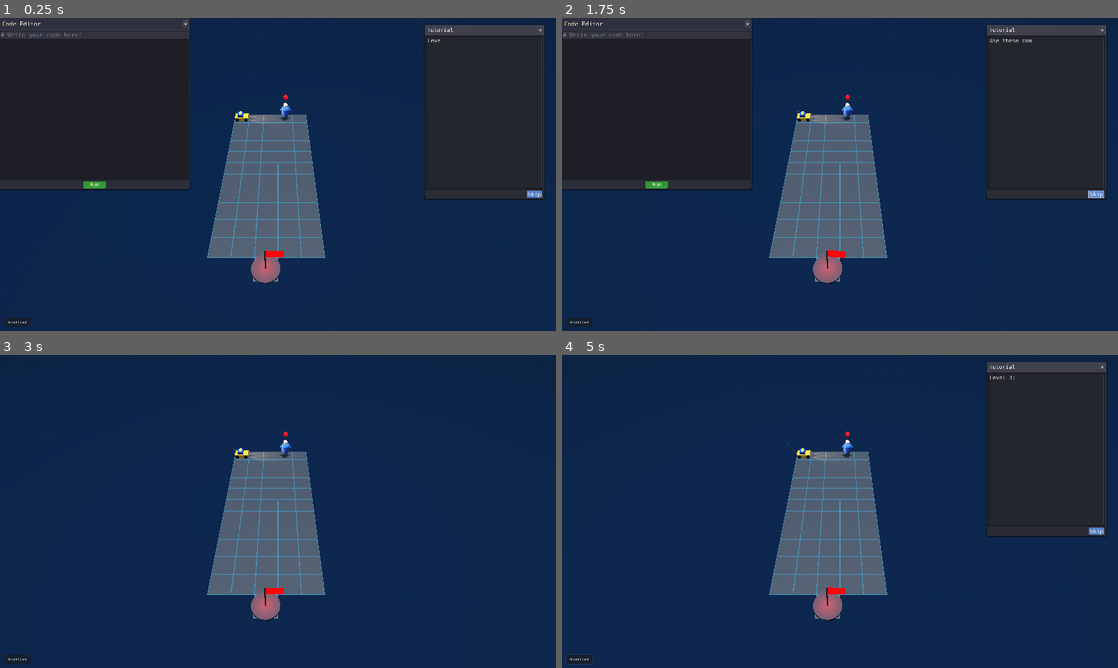
Above: before the commit, frames 1-4 (two rows, left to right).
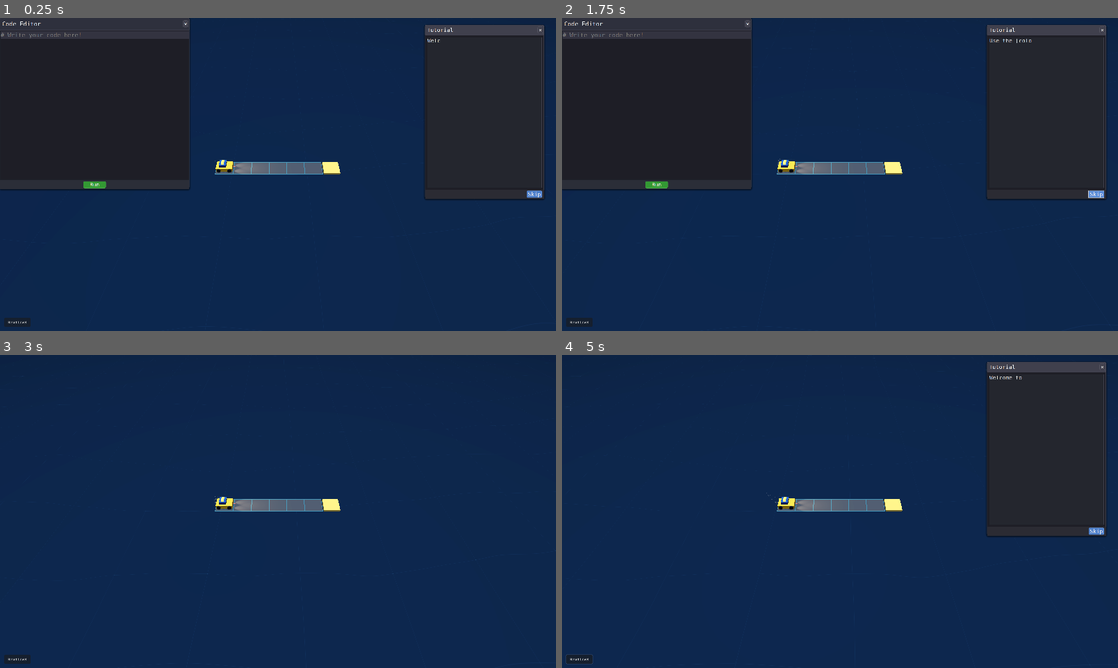
Above: after the commit, the same moments.

Repository: maxballison/self_driving
Game: Godot game, scene res://Main.tscn
Same seed, same stepped clock (60 frames per second), same inputs: the game is played once before the commit and once after it.
Inputs (mouse positions are in pixels of both pictures, inside the frame that each line leads up to):
- Up to frame 1 (0.25 s): no input
- Up to frame 2 (1.75 s): click "Skip" at 0.5 s; click "Skip" at 1.25 s
- Up to frame 3 (3 s): click "×" at 2 s; click "×" at 2.75 s
- Up to frame 4 (5 s): click "Reset Level" at 3.5 s; move the mouse to (962, 495) at 4.27 s; click (962, 495) at 4.42 s

The runs differ from the first frame. In frame 1, 8.0% of the frame differs, in the area x 37-80%, y 6-85%; in frame 2, 8.0%; in frame 3, 8.0%; in frame 4, 8.1%, in the area x 36-95%, y 1-100%.

Commit message:
extended box

Diff:
--- a/Player.tscn
+++ b/Player.tscn
@@ -177,6 +177,7 @@
 monitorable = false
 
 [node name="CollisionShape3D" type="CollisionShape3D" parent="PassengerPickupArea"]
+transform = Transform3D(1.0011, 0, 0, 0, 1.0011, 0, 0, 0, 2.0022, 0, 0, 0)
 shape = SubResource("BoxShape3D_car_area")
 
 [node name="ResetProtectionTimer" type="Timer" parent="."]
--- a/scripts/LevelManager.gd
+++ b/scripts/LevelManager.gd
@@ -8,7 +8,7 @@
 signal level_switched()
 
 func _ready() -> void:
-	load_level("res://GeneratedLevels/level_3.tscn")
+	load_level("res://GeneratedLevels/level_1.tscn")
 
 
 func load_level(scene_path: String, spawn_position: Vector2i = Vector2i(-1, -1)) -> void:
